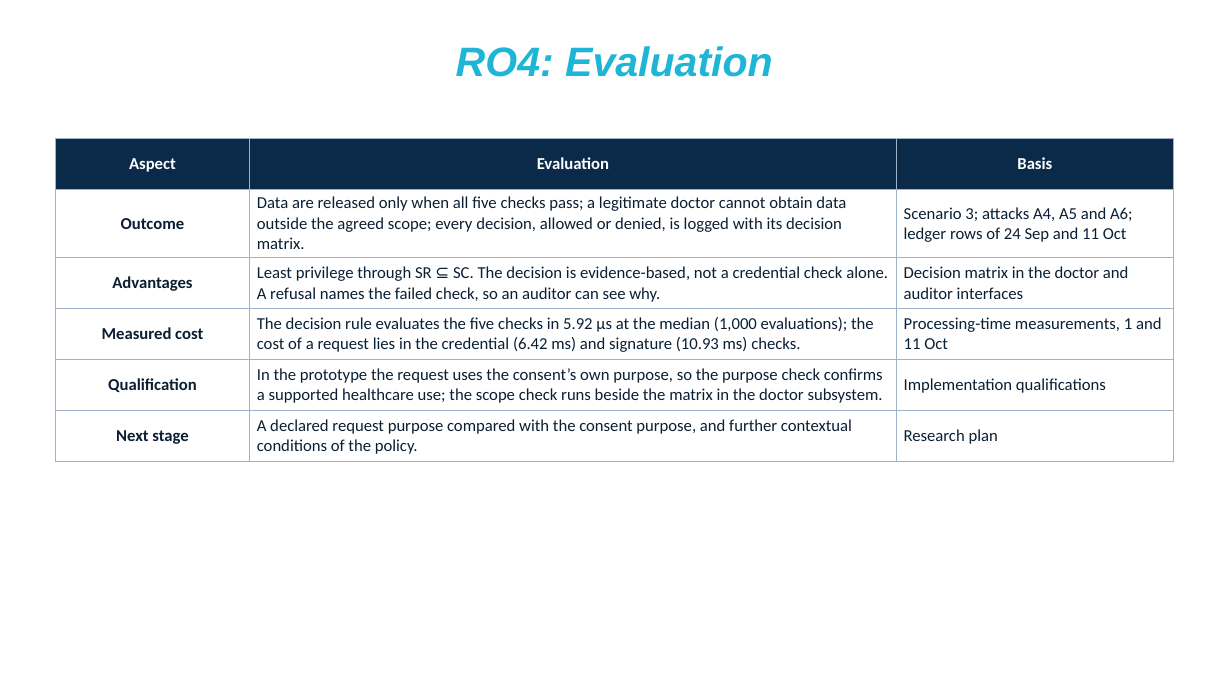
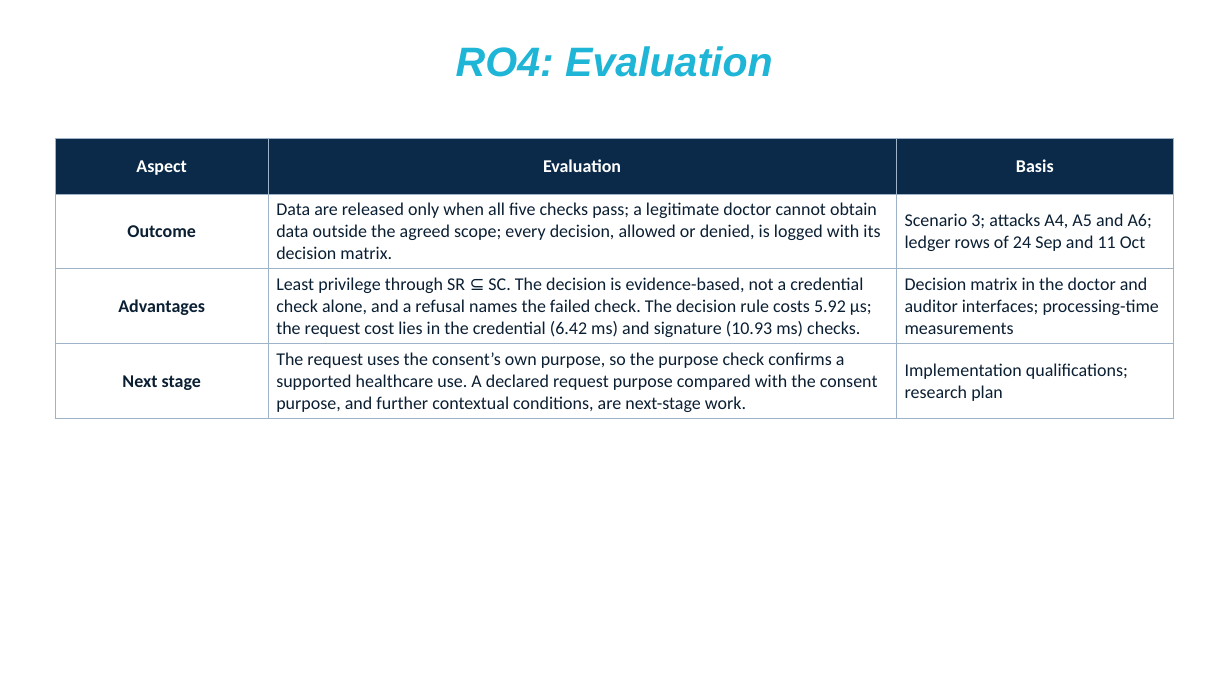
Before and after one commit to yasir12345678900/HealthRWA-Sepolia-Personal-try, a slide deck: slide 34 of docs/Yasir_Alyoubi_CA2_final_RO_validation.pptm. Drawn at 1232x693 pixels with LibreOffice and Linux fonts; fonts in the diff are those of the drawing; background and template pictures are left out. Boxes give left, top, right and bottom in pixels: in the first picture for what was removed or moved away, otherwise in the second. Text is boxed around its words. In the diff, an @@ line names an element or a change of style, - is before the commit and + after.

```diff
--- a/docs/Yasir_Alyoubi_CA2_final_RO_validation.pptm
+++ b/docs/Yasir_Alyoubi_CA2_final_RO_validation.pptm
@@ table at [55, 139, 1174, 543] @@
-row 3: Advantages | Least privilege through SR ⊆ SC. The decision is evidence-based, not a credential check alone. A refusal names the failed check, so an auditor can see why. | Decision matrix in the doctor and auditor interfaces
-row 4: Measured cost | The decision rule evaluates the five checks in 5.92 µs at the median (1,000 evaluations); the cost of a request lies in the credential (6.42 ms) and signature (10.93 ms) checks. | Processing-time measurements, 1 and 11 Oct
-row 5: Qualification | In the prototype the request uses the consent’s own purpose, so the purpose check confirms a supported healthcare use; the scope check runs beside the matrix in the doctor subsystem. | Implementation qualifications
-row 6: Next stage | A declared request purpose compared with the consent purpose, and further contextual conditions of the policy. | Research plan
+row 3: Advantages | Least privilege through SR ⊆ SC. The decision is evidence-based, not a credential check alone, and a refusal names the failed check. The decision rule costs 5.92 µs; the request cost lies in the credential (6.42 ms) and signature (10.93 ms) checks. | Decision matrix in the doctor and auditor interfaces; processing-time measurements
+row 4: Next stage | The request uses the consent’s own purpose, so the purpose check confirms a supported healthcare use. A declared request purpose compared with the consent purpose, and further contextual conditions, are next-stage work. | Implementation qualifications; research plan
```
Also in this commit, not shown: 3 other slides changed.
